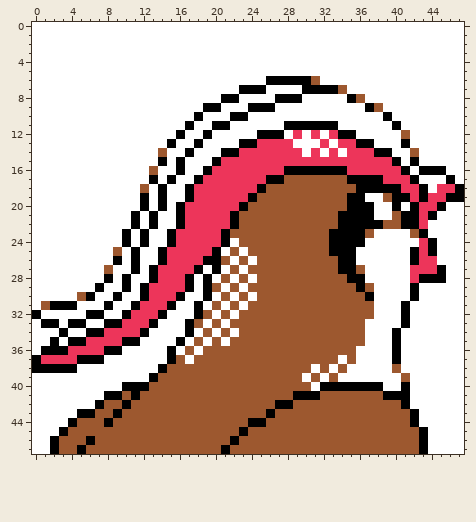
A pixel-art sprite gets an edit: gfx/pokemon/pidgeot/back.png. Above is the file before it was changed.
The file is 48x48 pixels.
After:
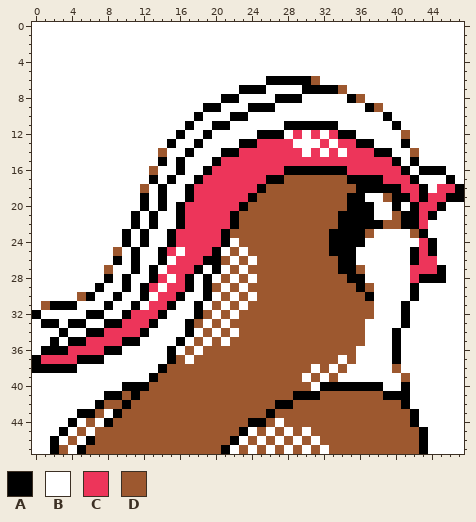
Palette (. is transparent): A #000000  B #ffffff  C #ed355a  D #9d582f
Change:
y 25: x 16 C -> B
y 26: x 15 C -> B
y 27: x 14 C -> B
y 28: x 15 C -> B
y 29: x 14 C -> B
y 30: x 13 C -> B
y 31: x 12 C -> B
y 43: x 8 D -> B
y 44: x 5 D -> B; x 7 D -> B; x 27 D -> B
y 45: x 4 D -> B; x 6 D -> B; x 24 D -> B; x 26 D -> B; x 28 D -> B; x 30 D -> B
y 46: x 3 D -> B; x 5 D -> B; x 23 D -> B; x 25 D -> B; x 27 D -> B; x 29 D -> B; x 31 D -> B
y 47: x 4 D -> B; x 22 D -> B; x 24 D -> B; x 26 D -> B; x 28 D -> B; x 30 D -> B; x 32 D -> B
